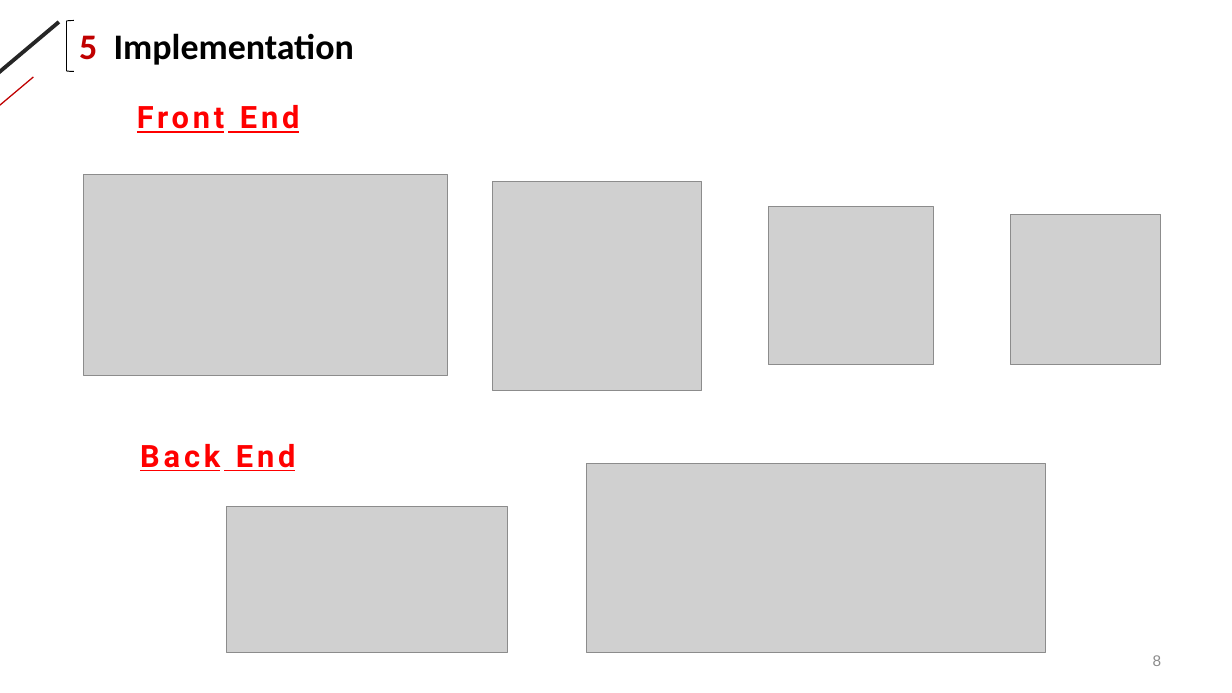
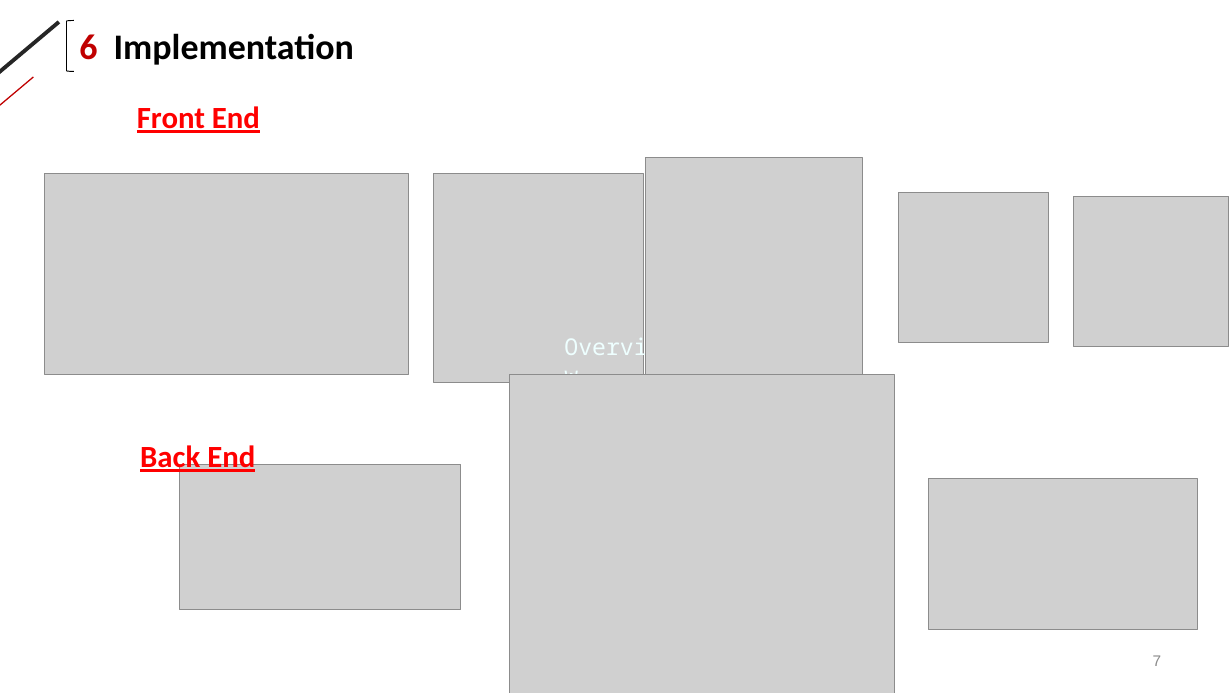
Before and after one commit to lanskyfan/fifaweb, a slide deck: slide 7 of presentation/ERG3010 Group 10 Presentation.pptx (slide 8 before the commit). Drawn at 1232x693 pixels with LibreOffice and Linux fonts; fonts in the diff are those of the drawing; grey boxes stand for pictures. Boxes give left, top, right and bottom in pixels: in the first picture for what was removed or moved away, otherwise in the second. Text is boxed around its words. In the diff, an @@ line names an element or a change of style, - is before the commit and + after.

```diff
--- a/presentation/ERG3010 Group 10 Presentation.pptx
+++ b/presentation/ERG3010 Group 10 Presentation.pptx
@@ text at [79,33,354,65]: text changed @@
-5 Implementation
+6 Implementation
@@ text "Front End" at [137,106,260,133]: font Roboto to Calibri, letter spacing 3 to 0 pt @@
@@ picture: place and size @@
-picture at [84,175,448,376]
+picture at [44,173,409,374]
@@ picture: place and size @@
-picture at [493,181,702,391]
+picture at [433,173,643,383]
@@ picture added at [646,158,862,374] @@
@@ picture removed at [768,207,933,365] @@
@@ picture: place and size @@
-picture at [1010,214,1161,365]
+picture at [898,192,1049,343]
@@ picture added at [1073,196,1228,347] @@
@@ text added at [555,328,677,365], 18 pt, text #EEFFFF @@
+Overview
@@ picture added at [509,374,895,693] @@
@@ text "Back End" at [140,441,255,475]: font Roboto to Calibri, letter spacing 3 to 0 pt @@
@@ picture: place and size @@
-picture at [226,506,508,653]
+picture at [179,464,461,610]
@@ picture removed at [587,464,1045,653] @@
@@ picture added at [929,479,1198,629] @@
@@ page number at [1153,655,1162,666]: text changed @@
-8
+7
```
Also in this commit, not shown: 2 other slides changed, 1 slide added, 1 slide removed, 1 other file.
